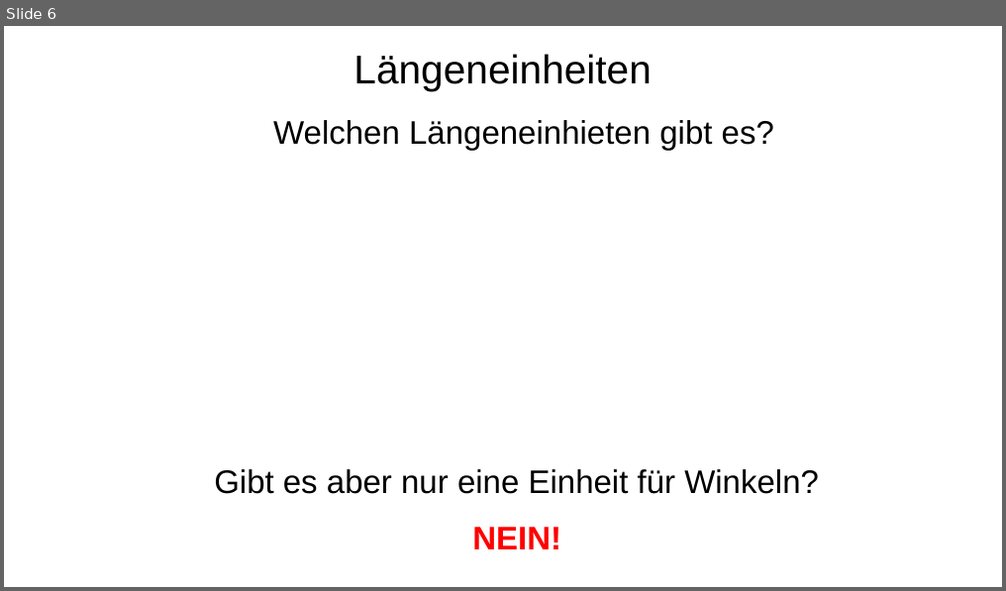
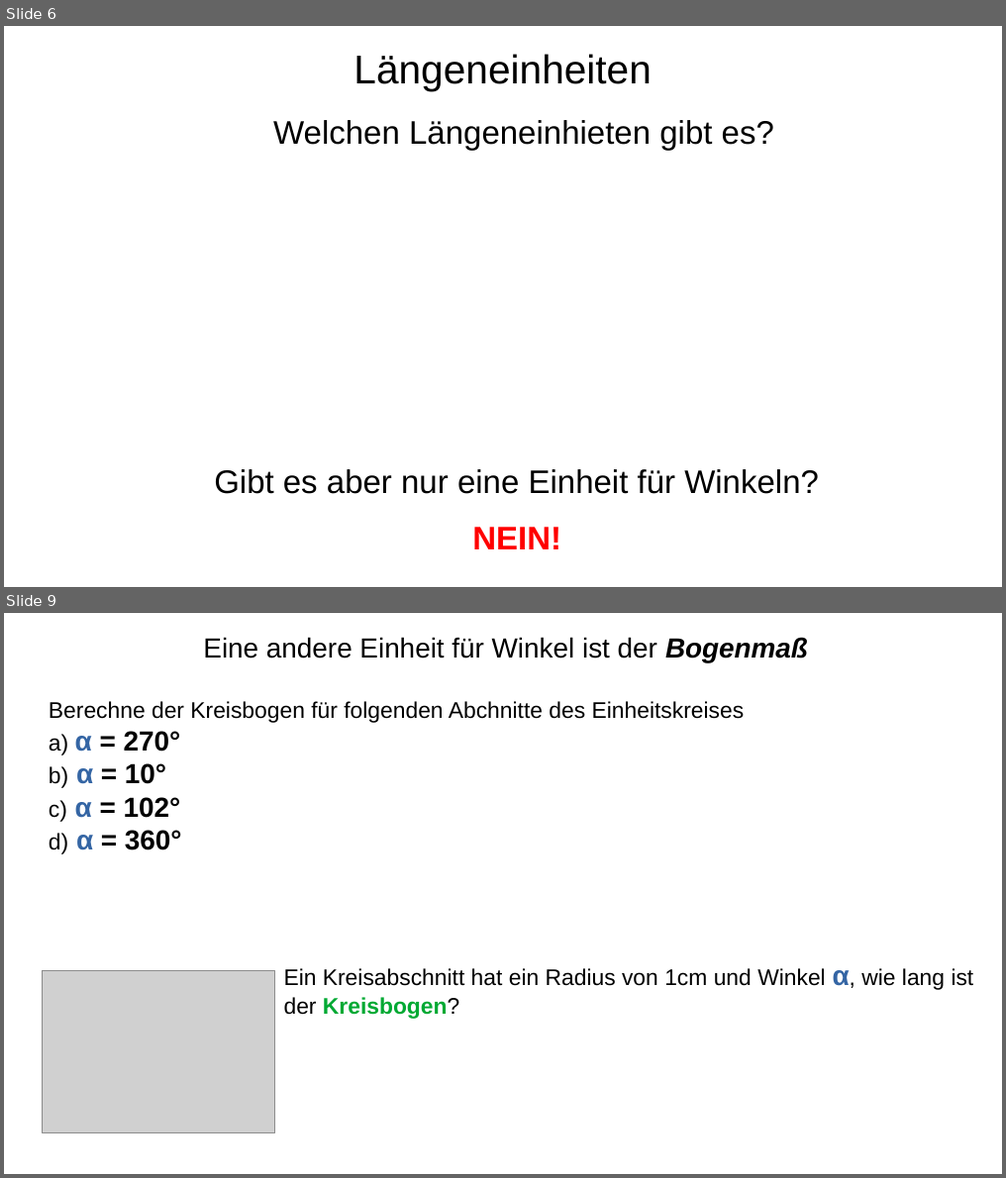
Before and after one commit to bearums/teaching, a slide deck: B5/Mathe/2024/D12/Sinus_funktion/02/pres.odp. Shown one above the other, each under a label of ours: slide 6 before the commit, slides 6 and 9 after it; the slides between them are not shown. The pictures are 1006x591 and 1006x1178 pixels, drawn with LibreOffice and Linux fonts; fonts in the diff are those of the drawing; grey boxes stand for pictures. Boxes give left, top, right and bottom in pixels: in the first picture for what was removed or moved away, otherwise in the second. Text is boxed around its words. In the diff, an @@ line names an element or a change of style, - is before the commit and + after.

```diff
--- a/B5/Mathe/2024/D12/Sinus_funktion/02/pres.odp
+++ b/B5/Mathe/2024/D12/Sinus_funktion/02/pres.odp
@@ slide 9 added at bbox=[4, 613, 1002, 1174], background #FFFFFF @@
@@ text added at bbox=[203, 637, 808, 663], 22 pt, text #000000 @@
+Eine andere Einheit für Winkel ist der Bogenmaß
@@ text added at bbox=[49, 701, 745, 855], 18 pt, text #000000 @@
+Berechne der Kreisbogen für folgenden Abchnitte des Einheitskreises
+a) α = 270°
+b) α = 10°
+c) α = 102°
+d) α = 360°
@@ text added at bbox=[284, 968, 974, 1019], 18 pt, text #000000 @@
+Ein Kreisabschnitt hat ein Radius von 1cm und Winkel α, wie lang ist der Kreisbogen?
@@ picture added at bbox=[42, 971, 275, 1134] @@
```
Also in this commit, not shown: 2 slides changed, 8 other slides added, 5 slides removed, 10 other files.
